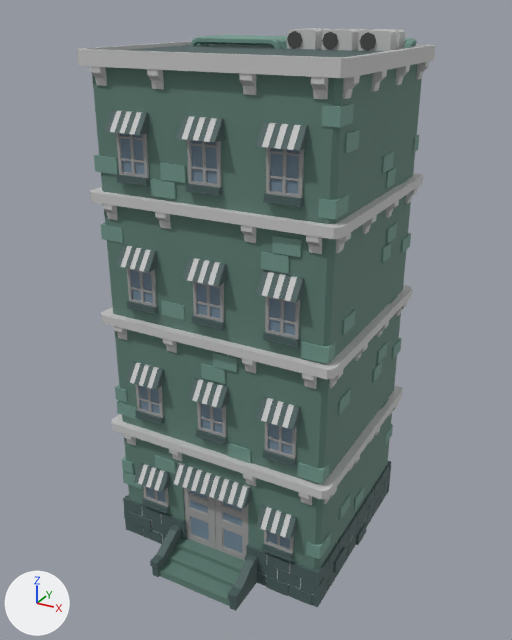
Two versions of the FBX model AnjiesArcade_FYP/Assets/Outdoors/Models/4Story_Mat.fbx, one commit apart.
Both versions are drawn from a camera (50 mm lens) standing at (3.29, -5.82, 5.26) and looking at (0.21, -0.21, 2.46). The axes (+X, +Y, +Z) are drawn at lower left. The lights are the same throughout.

The first picture shows '4Story_Mat'.
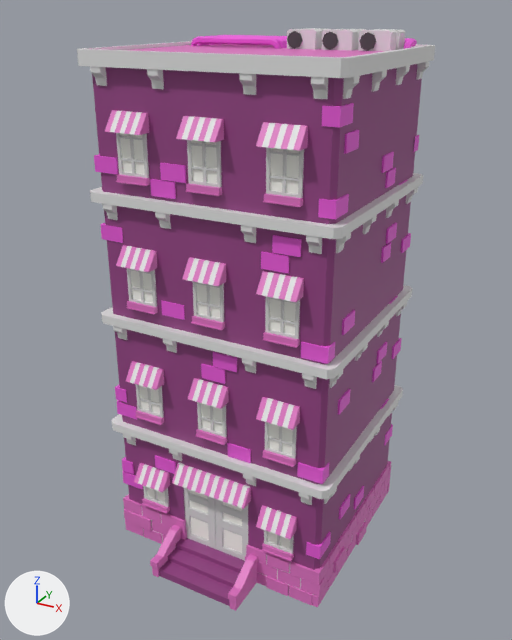
Boxes [x1, y1, x2, y2] around the edits, measured in the pictures (512 x 640 px):
'4Story_Mat', recoloured, surface changed
    both: [77, 28, 435, 611]

What changed in the scene script:
```text
Change mat_bricks:
    mat_bricks.base_color: (0.165, 0.309, 0.262) -> (0.828, 0.101, 0.697)  # green #71978c -> pink #eb59d9
Change mat_main:
    mat_main.base_color: (0.115, 0.214, 0.18) -> (0.303, 0.0597, 0.237)  # green #5f7f76 -> purple #964586
Change mat_windows:
    mat_windows.base_color: (0.352, 0.352, 0.352) -> (0.698, 0.698, 0.698)  # grey #a0a0a0 -> light grey #dadada
Change mat_glass:
    mat_glass.base_color: (0.175, 0.254, 0.328) -> (0.996, 1.0, 0.934)  # blue #748a9b -> white #fffff7
Change mat_dark:
    mat_dark.roughness: 0.69 -> 0.5
    mat_dark.base_color: (0.0685, 0.114, 0.112) -> (0.748, 0.176, 0.548)  # dark cyan #4a5f5e -> pink #e074c3
Change mat_white:
    mat_white.base_color: (0.584, 0.584, 0.584) -> (0.787, 0.787, 0.787)  # light grey #c9c9c9 -> white #e5e5e5
```
